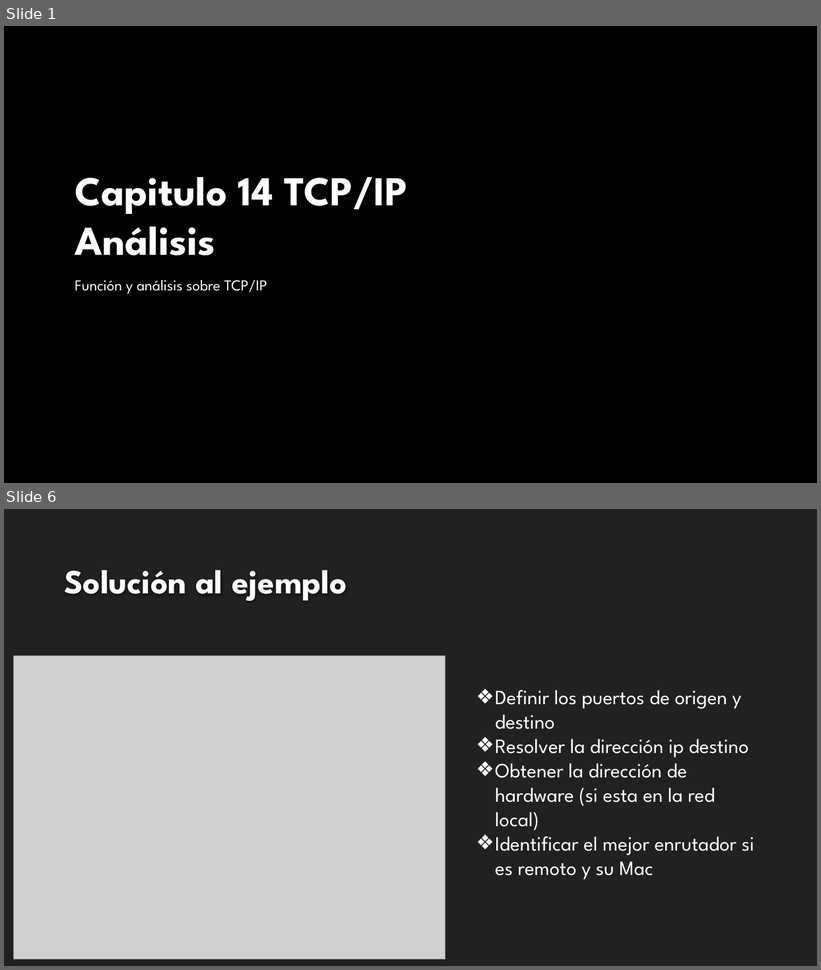
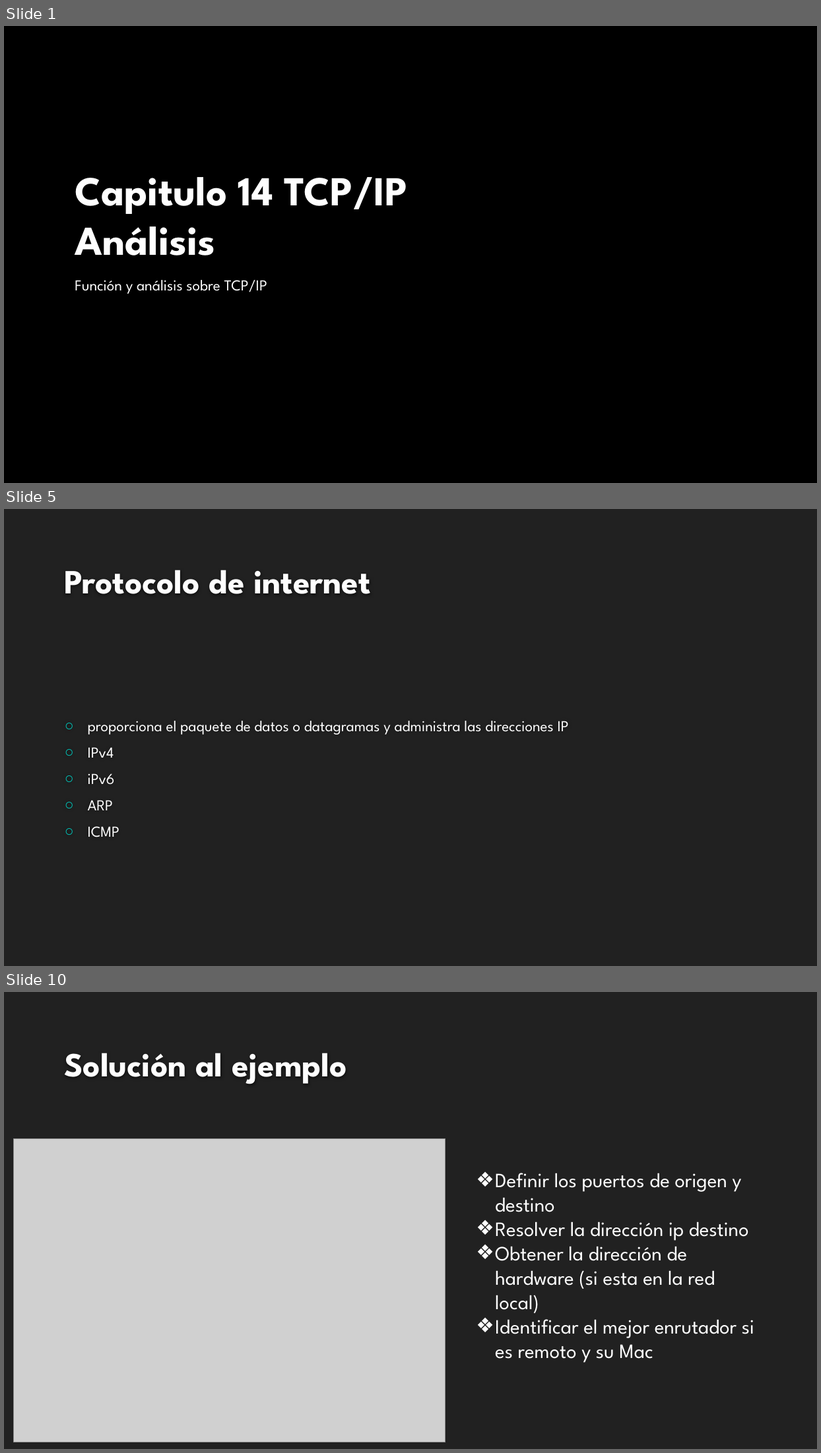
Before and after one commit to Omar-Vazquez-C/Tareas-Telecom, a slide deck: Presentacion Chapter 14 Vazquez Canto Andres.pptx. Shown one above the other, each under a label of ours: slides 1 and 6 before the commit, slides 1, 5 and 10 after it; the slides between them are not shown. The pictures are 821x970 and 821x1453 pixels, drawn with LibreOffice and Linux fonts; fonts in the diff are those of the drawing; grey boxes stand for pictures; background and template pictures are left out. Boxes give left, top, right and bottom in pixels: in the first picture for what was removed or moved away, otherwise in the second. Text is boxed around its words. In the diff, an @@ line names an element or a change of style, - is before the commit and + after.

```diff
--- a/Presentacion Chapter 14 Vazquez Canto Andres.pptx
+++ b/Presentacion Chapter 14 Vazquez Canto Andres.pptx
@@ slide 5 added at box(4, 509, 817, 966), background #212121 @@
@@ title added at box(64, 570, 371, 594), 40 pt, text #FEFEFE, bold @@
+Protocolo de internet
@@ text added at box(88, 721, 569, 838), 18 pt, text #FFFFFF @@
+○ proporciona el paquete de datos o datagramas y administra las direcciones IP
+○ IPv4
+○ iPv6
+○ ARP
+○ ICMP
@@ what was slide 6 is now slide 10 @@
```
Also in this commit, not shown: 3 slides changed, 4 other slides added, 9 slides removed.
